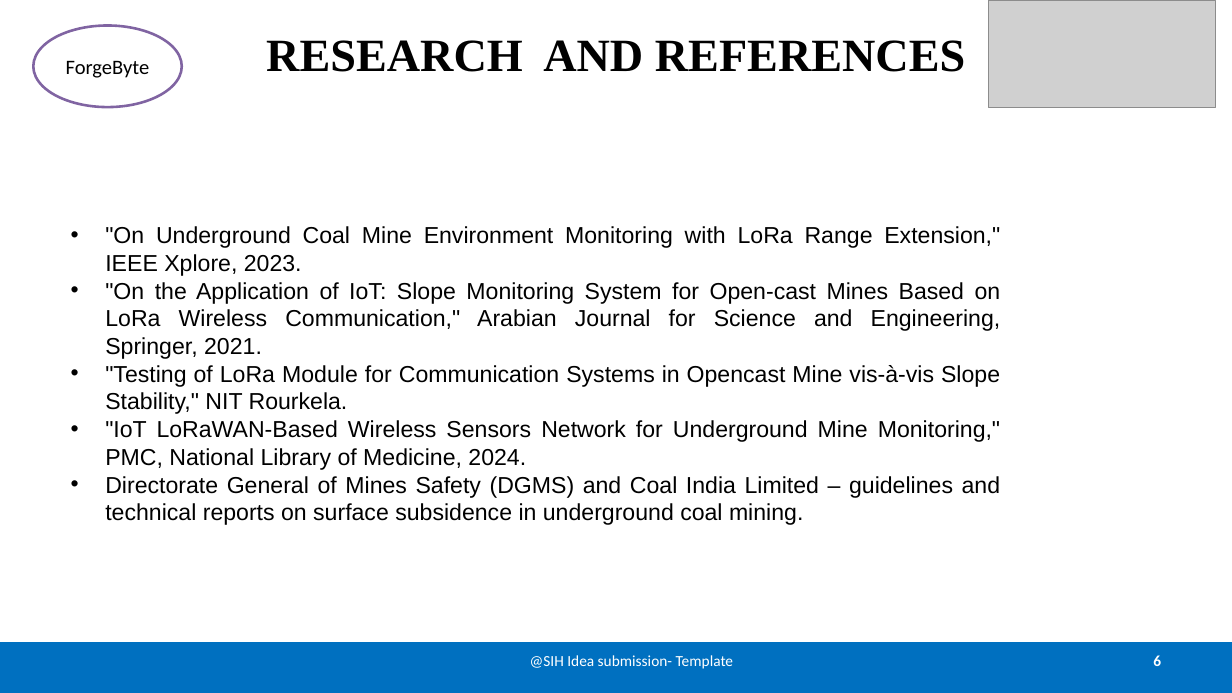
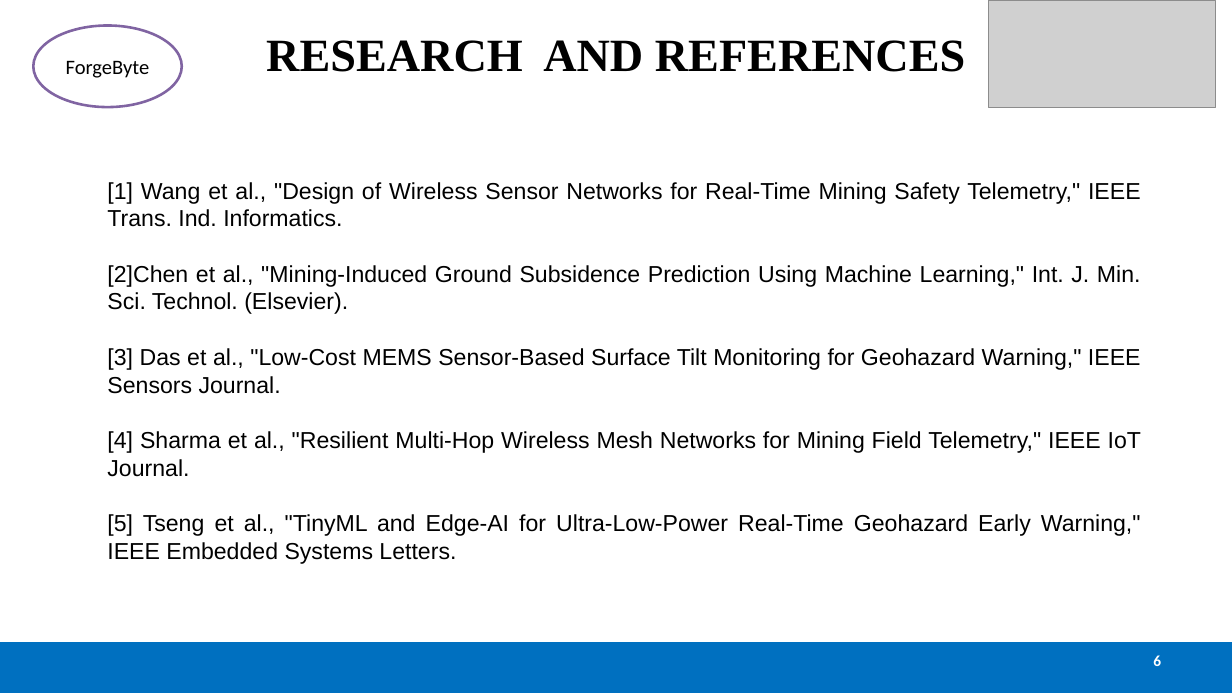
Before and after one commit to Vaggiri/SIH26-A0H-T226, a slide deck: slide 6 of share/SIH26-A0H-T226__Presentation.pptx. Drawn at 1232x693 pixels with LibreOffice and Linux fonts; fonts in the diff are those of the drawing; grey boxes stand for pictures. Boxes give left, top, right and bottom in pixels: in the first picture for what was removed or moved away, otherwise in the second. Text is boxed around its words. In the diff, an @@ line names an element or a change of style, - is before the commit and + after.

```diff
--- a/share/SIH26-A0H-T226__Presentation.pptx
+++ b/share/SIH26-A0H-T226__Presentation.pptx
@@ text at [107, 182, 1141, 564]: text changed @@
-• "On Underground Coal Mine Environment Monitoring with LoRa Range Extension," IEEE Xplore, 2023.
-• "On the Application of IoT: Slope Monitoring System for Open-cast Mines Based on LoRa Wireless Communication," Arabian Journal for Science and Engineering, Springer, 2021.
-• "Testing of LoRa Module for Communication Systems in Opencast Mine vis-à-vis Slope Stability," NIT Rourkela.
-• "IoT LoRaWAN-Based Wireless Sensors Network for Underground Mine Monitoring," PMC, National Library of Medicine, 2024.
-• Directorate General of Mines Safety (DGMS) and Coal India Limited – guidelines and technical reports on surface subsidence in underground coal mining.
+[1] Wang et al., "Design of Wireless Sensor Networks for Real-Time Mining Safety Telemetry," IEEE Trans. Ind. Informatics.
+[2]Chen et al., "Mining-Induced Ground Subsidence Prediction Using Machine Learning," Int. J. Min. Sci. Technol. (Elsevier).
+[3] Das et al., "Low-Cost MEMS Sensor-Based Surface Tilt Monitoring for Geohazard Warning," IEEE Sensors Journal.
+[4] Sharma et al., "Resilient Multi-Hop Wireless Mesh Networks for Mining Field Telemetry," IEEE IoT Journal.
+[5] Tseng et al., "TinyML and Edge-AI for Ultra-Low-Power Real-Time Geohazard Early Warning," IEEE Embedded Systems Letters.
@@ text removed at [530, 655, 734, 669] @@
-@SIH Idea submission- Template
```
Also in this commit, not shown: 4 other slides changed.
